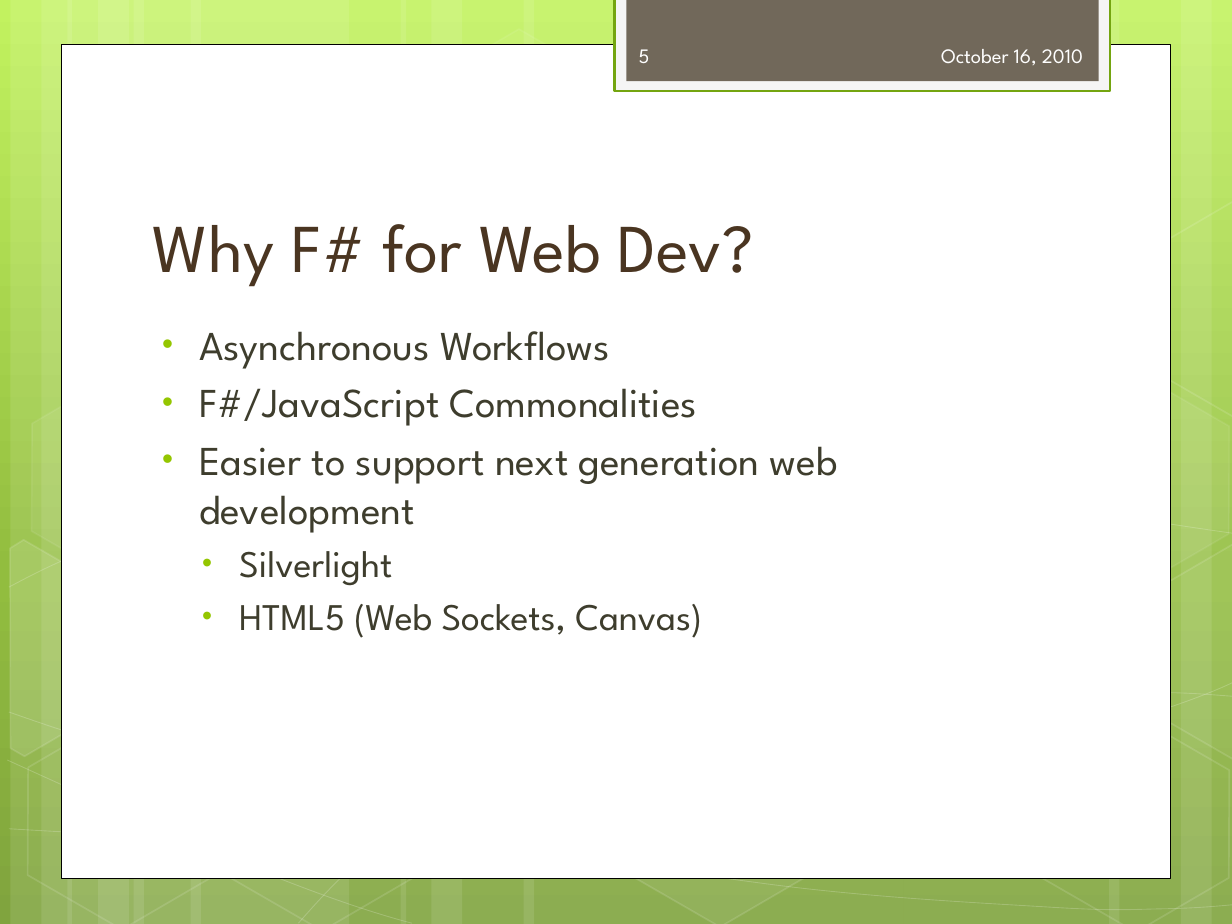
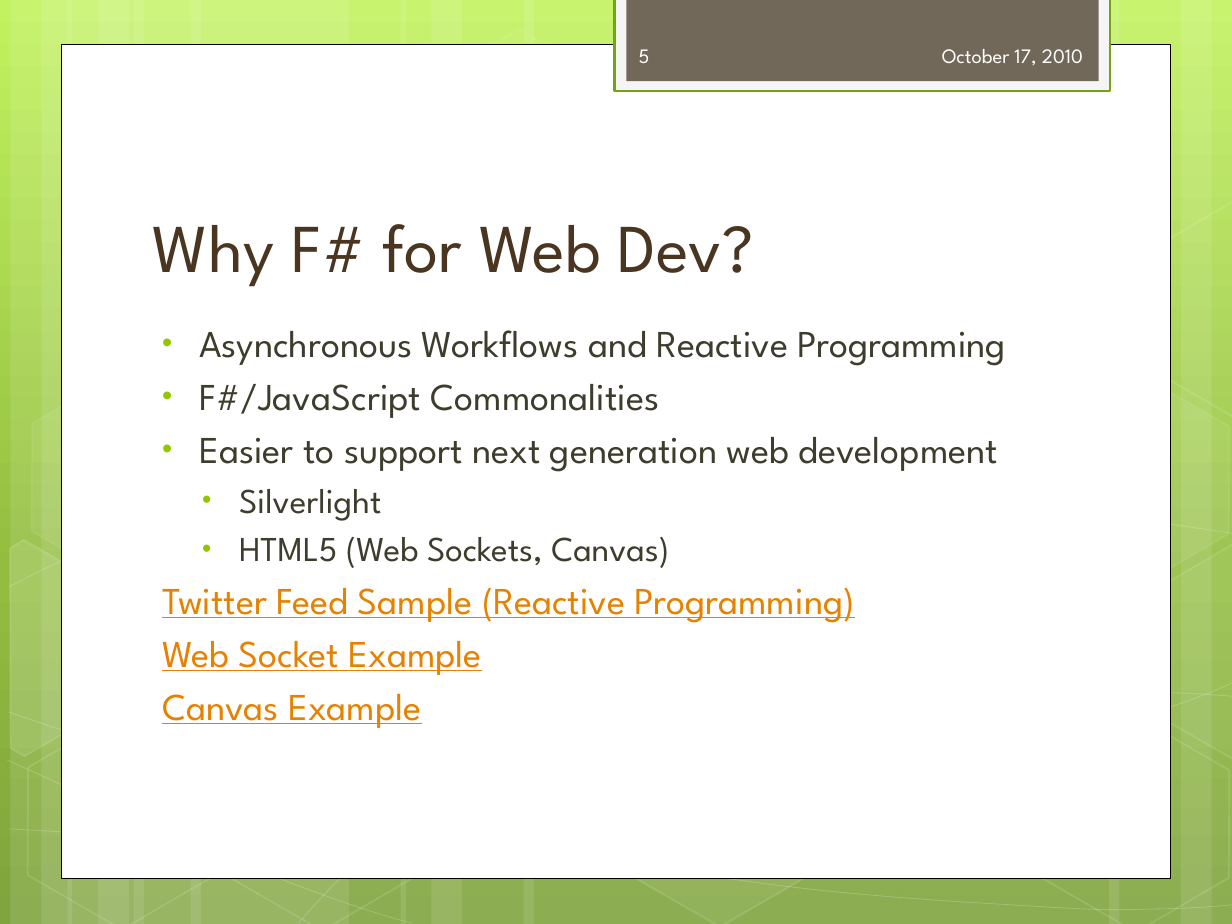
Before and after one commit to dmohl/GettingStartedWithWebDevInFSharpPresentation, a slide deck: slide 5 of Getting Started with F# Web Development.pptx. Drawn at 1232x924 pixels with LibreOffice and Linux fonts; fonts in the diff are those of the drawing. Boxes give left, top, right and bottom in pixels: in the first picture for what was removed or moved away, otherwise in the second. Text is boxed around its words. In the diff, an @@ line names an element or a change of style, - is before the commit and + after.

```diff
--- a/Getting Started with F# Web Development.pptx
+++ b/Getting Started with F# Web Development.pptx
@@ text at (x1=942, y1=49, x2=1083, y2=65): text changed @@
-October 16, 2010
+October 17, 2010
@@ text at (x1=199, y1=330, x2=1006, y2=366): text changed; size 24 to 22.2 pt @@
-• Asynchronous Workflows
+• Asynchronous Workflows and Reactive Programming
@@ text at (x1=199, y1=384, x2=999, y2=568): size 24 to 22.2 pt in "F#/JavaScript Commonalities", "Easier to support next generation web development"; size 22 to 20.4 pt in "Silverlight", "HTML5 (Web Sockets, Canvas)" @@
@@ text at (x1=162, y1=587, x2=855, y2=728): paragraphs added @@
+Twitter Feed Sample (Reactive Programming)
+Web Socket Example
+Canvas Example
```
Also in this commit, not shown: 16 other slides changed.
